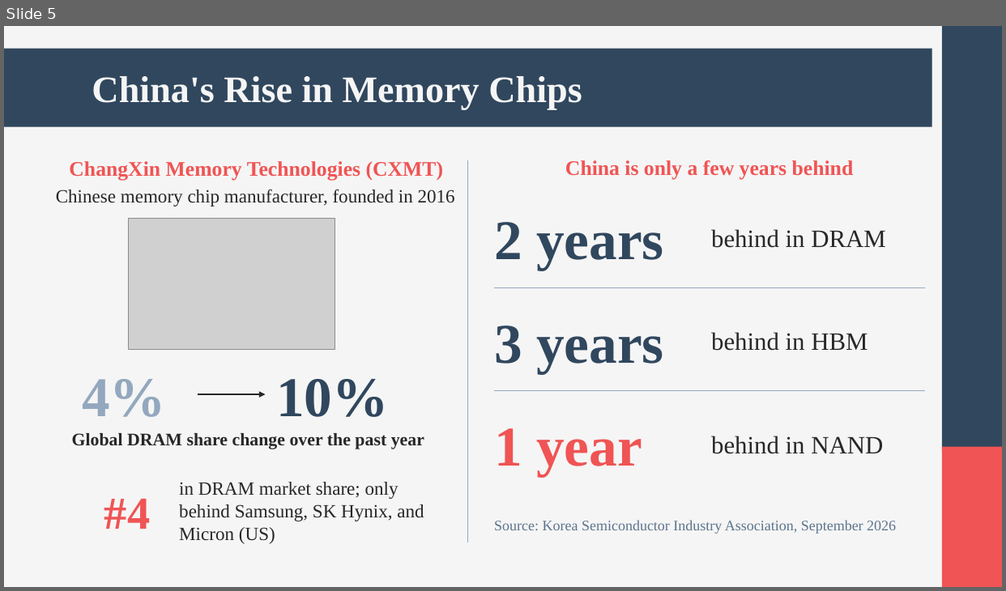
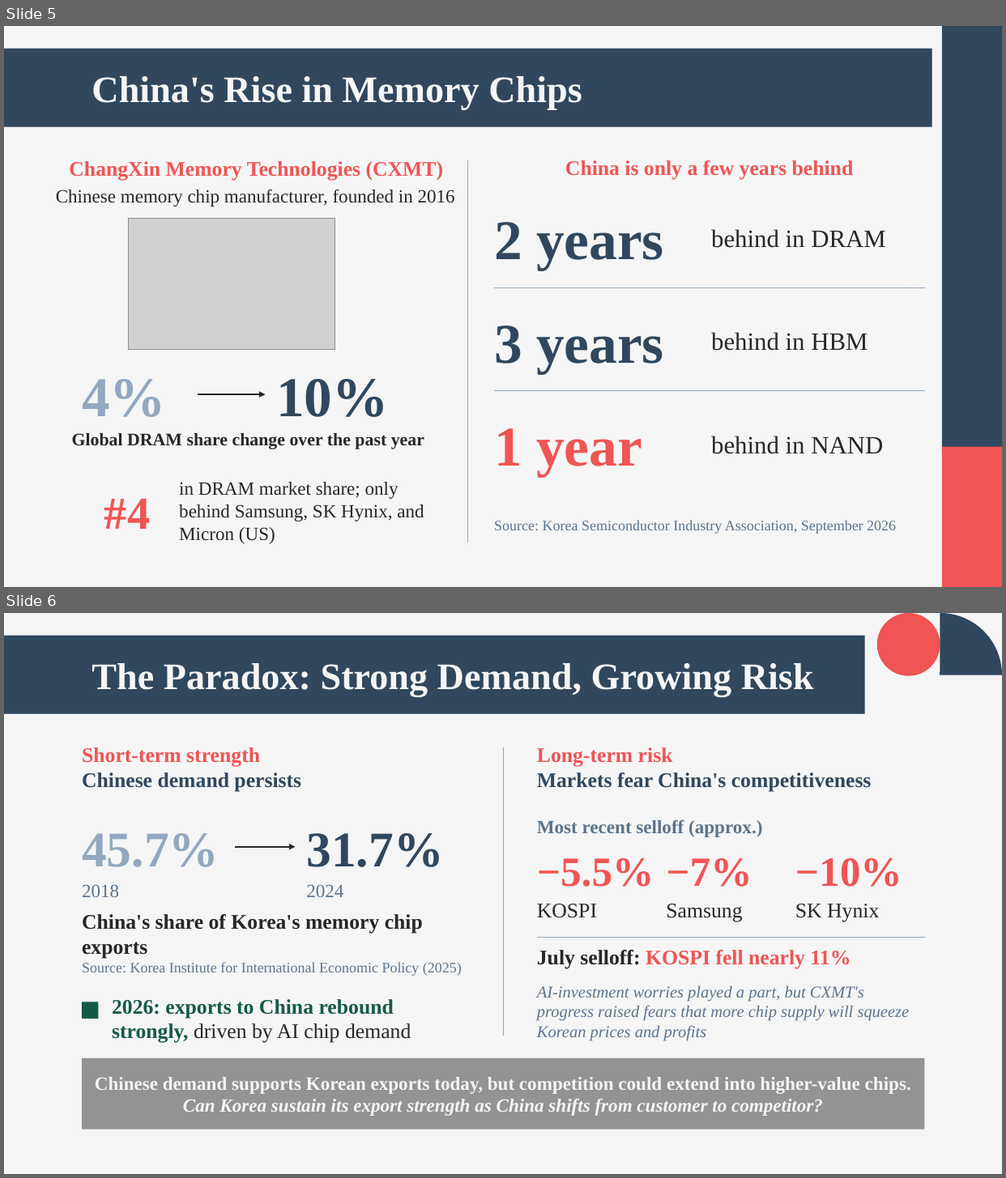
Before and after one commit to andyandrewc21-cyber/owner-repo, a slide deck: korea-china-trade.pptx. Shown one above the other, each under a label of ours: slide 5 before the commit, slides 5 and 6 after it. The pictures are 1006x591 and 1006x1178 pixels, drawn with LibreOffice and Linux fonts; fonts in the diff are those of the drawing; grey boxes stand for pictures. Boxes give left, top, right and bottom in pixels: in the first picture for what was removed or moved away, otherwise in the second. Text is boxed around its words. In the diff, an @@ line names an element or a change of style, - is before the commit and + after.

```diff
--- a/korea-china-trade.pptx
+++ b/korea-china-trade.pptx
@@ slide 6 added at (4,613,1002,1174), background #F5F5F5 @@
@@ rectangle added at (4,636,865,714), fill #30475E @@
@@ ellipse added at (877,613,940,676), fill #F05454 @@
@@ pie slice (boxed as its full ellipse) added at (878,613,1002,737), fill #30475E @@
@@ title added at (91,663,814,697), 36 pt, text #F5F5F5, bold @@
+The Paradox: Strong Demand, Growing Risk
@@ text added at (82,747,301,792), 20 pt, text #30475E, bold @@
+Short-term strength
+Chinese demand persists
@@ line added from (503, 747) to (503, 1036), #93A8BE 0.75 pt @@
@@ text added at (537,747,872,792), 20 pt, text #30475E, bold @@
+Long-term risk
+Markets fear China's competitiveness
@@ text added at (537,820,762,837), 18 pt, text #5C748D, bold @@
+Most recent selloff (approx.)
@@ text added at (82,833,219,867), 48 pt, text #93A8BE, bold @@
+45.7%
@@ arrow added from (236, 846) to (296, 846), #272727 1.75 pt @@
@@ text added at (306,833,443,867), 48 pt, text #30475E, bold @@
+31.7%
@@ text added at (537,858,654,887), 40 pt, text #F05454, bold @@
+−5.5%
@@ text added at (666,858,752,887), 40 pt, text #F05454, bold @@
+−7%
@@ text added at (795,858,902,887), 40 pt, text #F05454, bold @@
+−10%
@@ text added at (82,884,119,897), 18 pt, text #5C748D @@
+2018
@@ text added at (306,884,343,897), 18 pt, text #5C748D @@
+2024
@@ text added at (537,904,597,918), 20 pt, text #272727 @@
+KOSPI
@@ text added at (666,904,742,922), 20 pt, text #272727 @@
+Samsung
@@ text added at (795,904,879,922), 20 pt, text #272727 @@
+SK Hynix
@@ text added at (82,914,423,959), 20 pt, text #272727, bold @@
+China's share of Korea's memory chip exports
@@ line added from (537, 937) to (925, 937), #93A8BE 0.75 pt @@
@@ text added at (537,950,850,969), 20 pt, text #F05454, bold @@
+July selloff: KOSPI fell nearly 11%
@@ text added at (82,962,462,976), 14 pt, text #5C748D @@
+Source: Korea Institute for International Economic Policy (2025)
@@ text added at (112,999,411,1043), 20 pt, text #145A49, bold @@
+2026: exports to China rebound strongly, driven by AI chip demand
@@ text added at (537,986,910,1041), 16 pt, text #5C748D, italic @@
+AI-investment worries played a part, but CXMT's progress raised fears that more chip supply will squeeze Korean prices and profits
@@ rectangle added at (82,1003,98,1019), fill #145A49 @@
@@ rectangle added at (82,1059,925,1130), fill #939393, 18 pt, text #F5F5F5, bold @@
+Chinese demand supports Korean exports today, but competition could extend into higher-value chips. Can Korea sustain its export strength as China shifts from customer to competitor?
```
Also in this commit, not shown: 1 other slide added.
